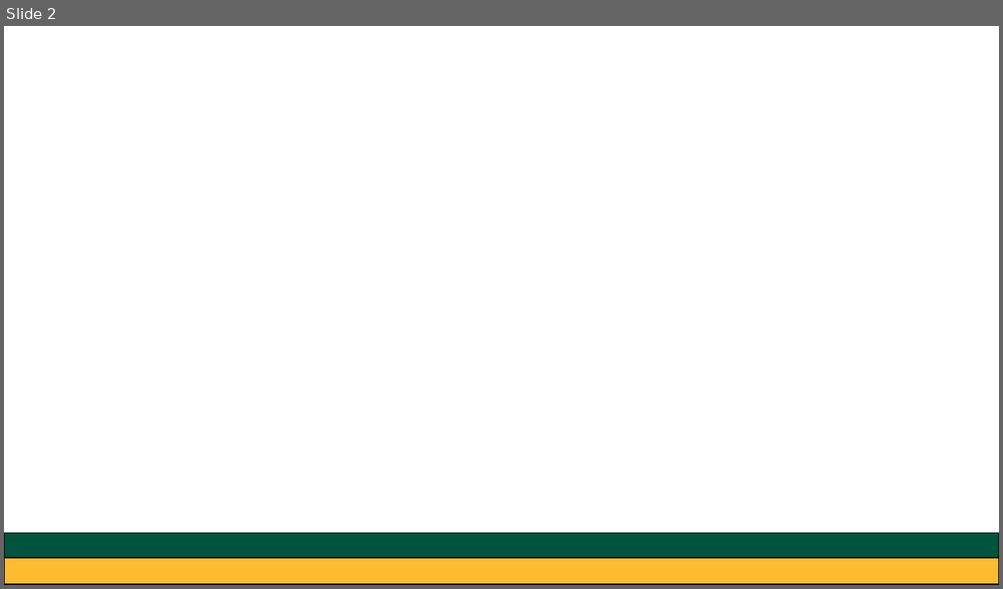
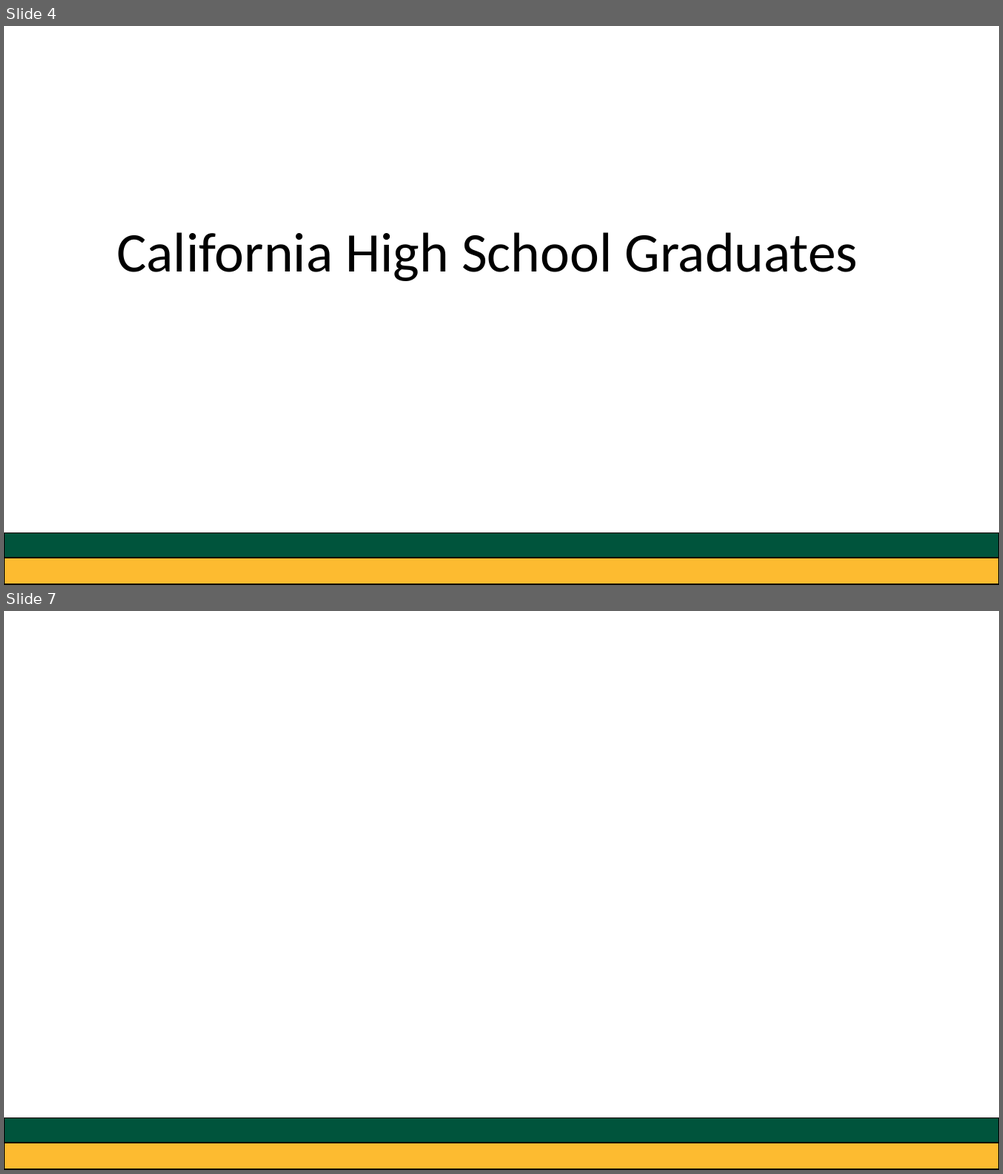
Before and after one commit to greg-dubrow/USF-talk-February-2020, a slide deck: usf_presentation_0220_gdubrow.pptx. Shown one above the other, each under a label of ours: slide 2 before the commit, slides 4 and 7 after it; the slides between them are not shown. The pictures are 1003x589 and 1003x1174 pixels, drawn with LibreOffice and Linux fonts; fonts in the diff are those of the drawing. Boxes give left, top, right and bottom in pixels: in the first picture for what was removed or moved away, otherwise in the second. Text is boxed around its words. In the diff, an @@ line names an element or a change of style, - is before the commit and + after.

```diff
--- a/usf_presentation_0220_gdubrow.pptx
+++ b/usf_presentation_0220_gdubrow.pptx
@@ slide 4 added at bbox=[4, 26, 999, 585], background #FFFFFF @@
@@ text added at bbox=[116, 232, 857, 281], 54 pt, text #000000 @@
+California High School Graduates
@@ rectangle added at bbox=[4, 534, 999, 558], fill #00543C, outline #000000 1 pt @@
@@ rectangle added at bbox=[4, 551, 999, 585], fill #FDBB30, outline #000000 1 pt @@
@@ what was slide 2 is now slide 7 @@
```
Also in this commit, not shown: 1 slide changed, 11 other slides added, 6 other files.
